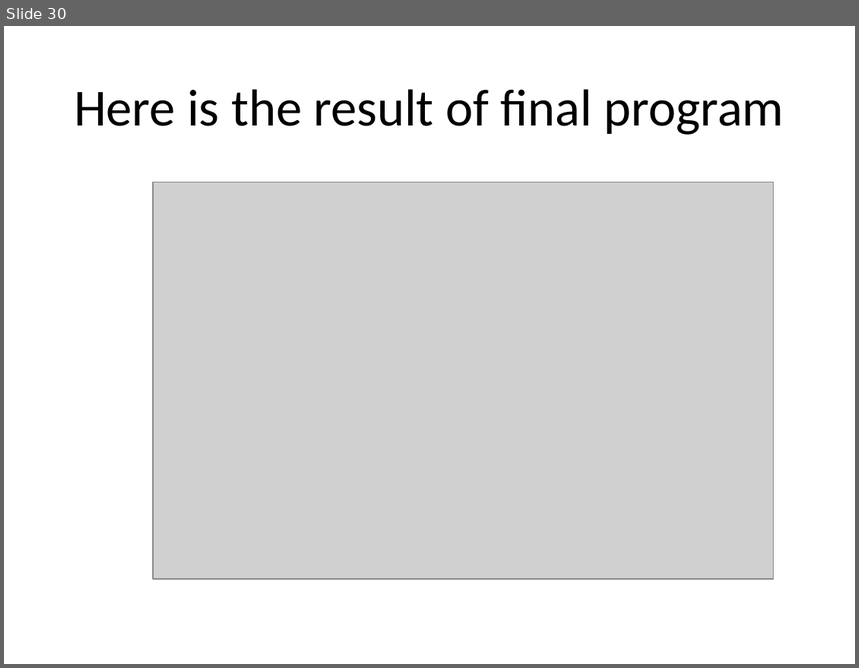
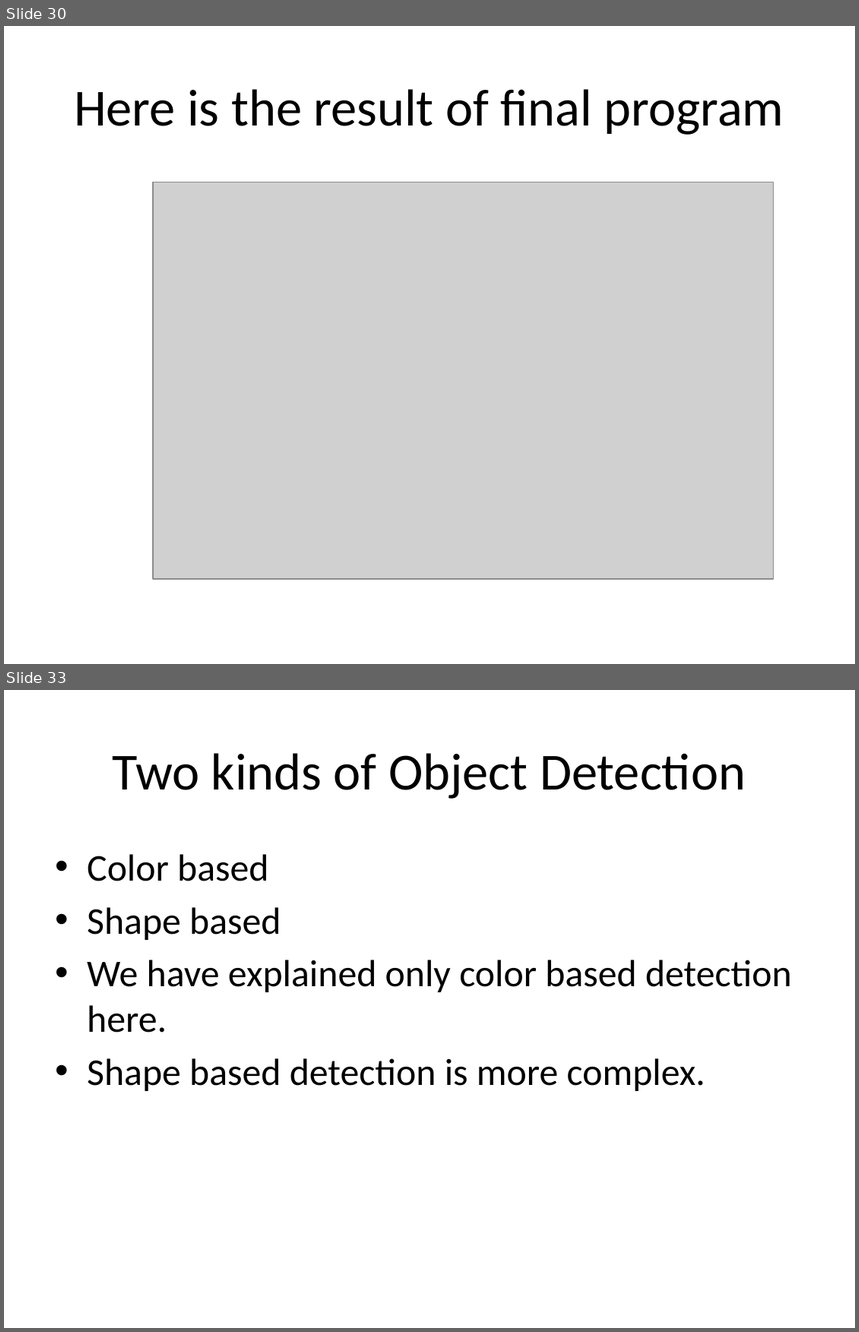
Before and after one commit to akshar100/Matlab-Image-Detection, a slide deck: Matlab and Image Detection.pptx. Shown one above the other, each under a label of ours: slide 30 before the commit, slides 30 and 33 after it; the slides between them are not shown. The pictures are 859x668 and 859x1332 pixels, drawn with LibreOffice and Linux fonts; fonts in the diff are those of the drawing; grey boxes stand for pictures. Boxes give left, top, right and bottom in pixels: in the first picture for what was removed or moved away, otherwise in the second. Text is boxed around its words. In the diff, an @@ line names an element or a change of style, - is before the commit and + after.

```diff
--- a/Matlab and Image Detection.pptx
+++ b/Matlab and Image Detection.pptx
@@ slide 33 added at (4, 690, 855, 1328), background #FFFFFF @@
@@ title added at (113, 753, 746, 799), 44 pt, text #000000 @@
+Two kinds of Object Detection
@@ text added at (87, 854, 792, 1091), 32 pt, text #000000 @@
+• Color based
+• Shape based
+• We have explained only color based detection here.
+• Shape based detection is more complex.
```
Also in this commit, not shown: 3 slides changed, 5 other slides added, 1 other file.
